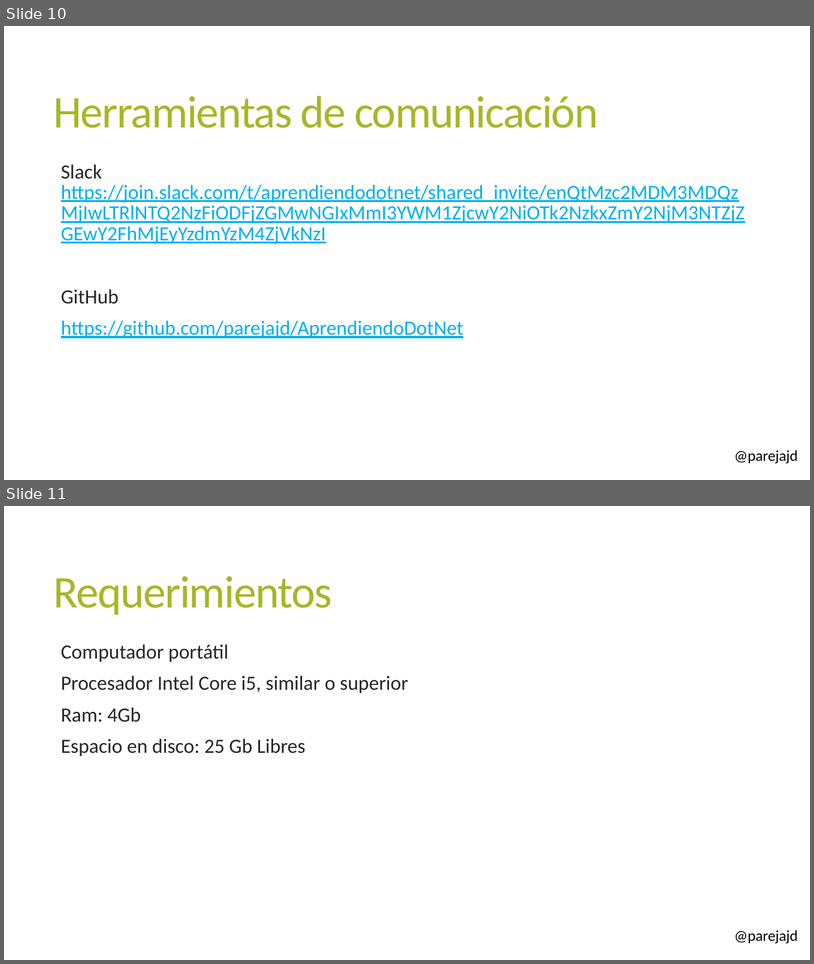
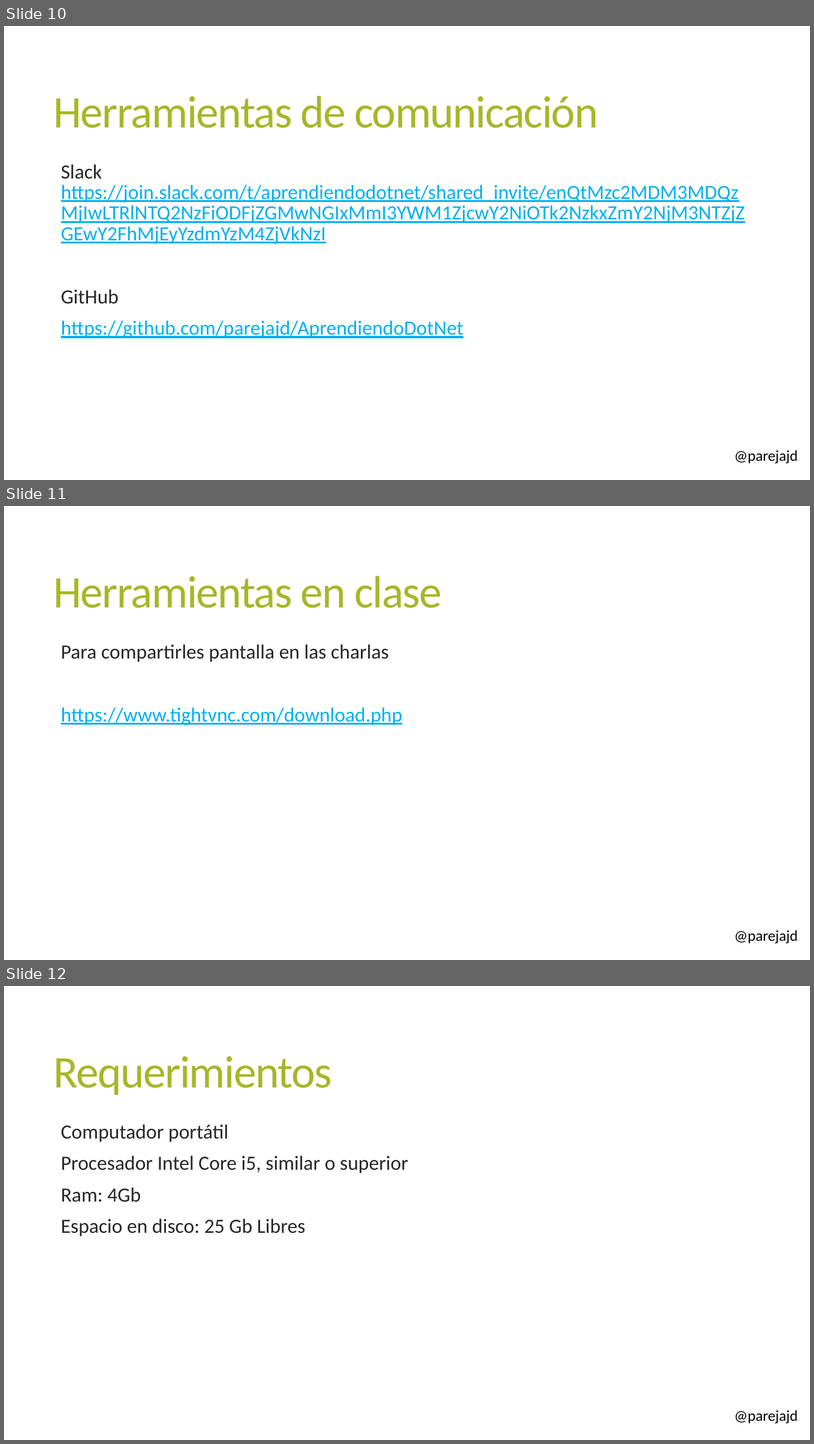
Before and after one commit to parejajd/AprendiendoDotNet, a slide deck: Presentations/0. Introducción Curso .NET.pptx. Shown one above the other, each under a label of ours: slides 10 and 11 before the commit, slides 10, 11 and 12 after it. The pictures are 814x964 and 814x1444 pixels, drawn with LibreOffice and Linux fonts; fonts in the diff are those of the drawing; background and template pictures are left out. Boxes give left, top, right and bottom in pixels: in the first picture for what was removed or moved away, otherwise in the second. Text is boxed around its words. In the diff, an @@ line names an element or a change of style, - is before the commit and + after.

Commit message:
Segunda clase - presentaciones

```diff
--- a/Presentations/0. Introducción Curso .NET.pptx
+++ b/Presentations/0. Introducción Curso .NET.pptx
@@ slide 11 added at box(4, 506, 810, 960), background #FFFFFF; not listed: 1 template element that a slide beside it also shows @@
@@ title added at box(54, 576, 442, 608), 54 pt, text #A6B727 @@
+Herramientas en clase
@@ text added at box(61, 644, 402, 725), 24 pt, text #00B0F0, underline @@
+  Para compartirles pantalla en las charlas
+  https://www.tightvnc.com/download.php
@@ what was slide 11 is now slide 12 @@
```
Also in this commit, not shown: 2 other files.
